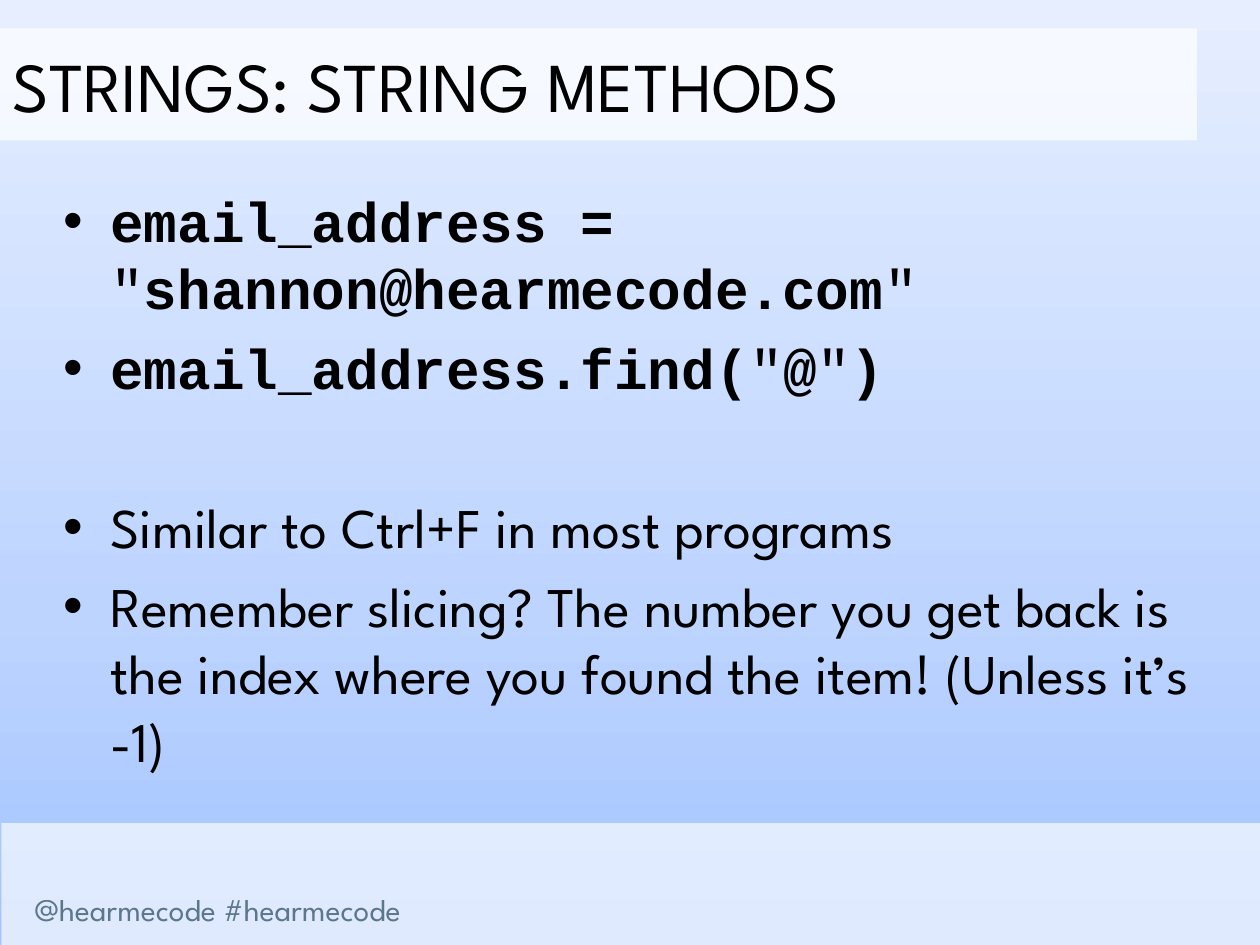
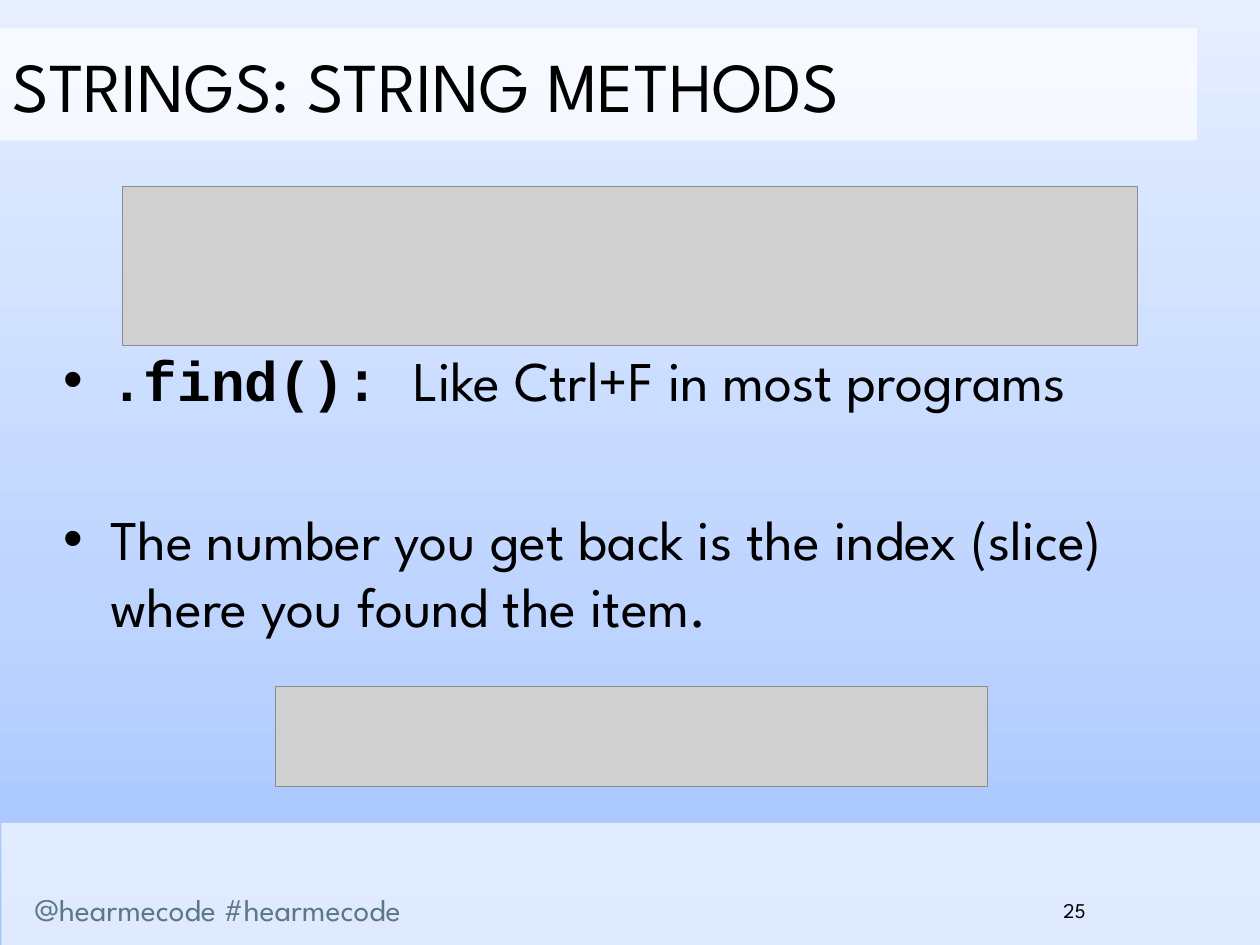
Before and after one commit to hearmecode/slides, a slide deck: slide 25 of Lesson 1/Hear Me Code - Strings and Conditionals.pptx (slide 23 before the commit). Drawn at 1260x945 pixels with LibreOffice and Linux fonts; fonts in the diff are those of the drawing; grey boxes stand for pictures; background and template pictures are left out. Boxes give left, top, right and bottom in pixels: in the first picture for what was removed or moved away, otherwise in the second. Text is boxed around its words. In the diff, an @@ line names an element or a change of style, - is before the commit and + after.

```diff
--- a/Lesson 1/Hear Me Code - Strings and Conditionals.pptx
+++ b/Lesson 1/Hear Me Code - Strings and Conditionals.pptx
@@ picture added at (x1=122, y1=186, x2=1138, y2=345) @@
@@ text at (x1=110, y1=345, x2=1101, y2=639): text changed @@
-• email_address = "shannon@hearmecode.com"
-• email_address.find("@")
-• Similar to Ctrl+F in most programs
-• Remember slicing? The number you get back is the index where you found the item! (Unless it’s -1)
+• .find(): Like Ctrl+F in most programs
+• The number you get back is the index (slice) where you found the item.
@@ picture added at (x1=275, y1=687, x2=987, y2=786) @@
@@ page number added at (x1=1063, y1=904, x2=1085, y2=919), 12 pt, text #000000 @@
+25
```
Also in this commit, not shown: 45 other slides changed, 6 slides added, 3 slides removed, 2 other files.
